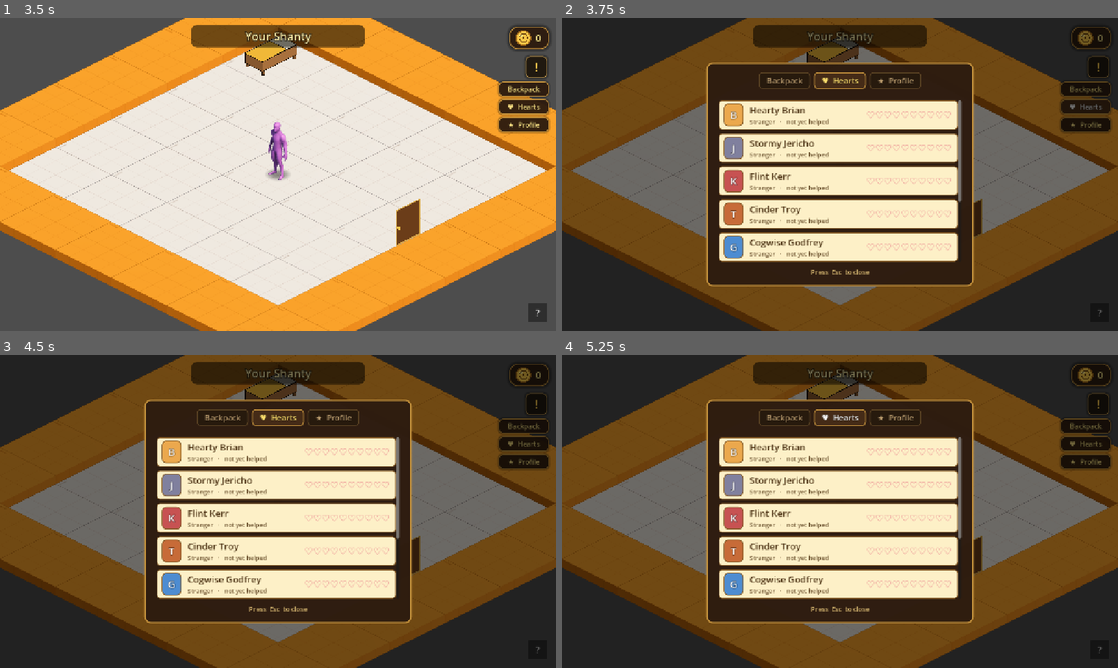
Above: before the commit, frames 1-4 (two rows, left to right).
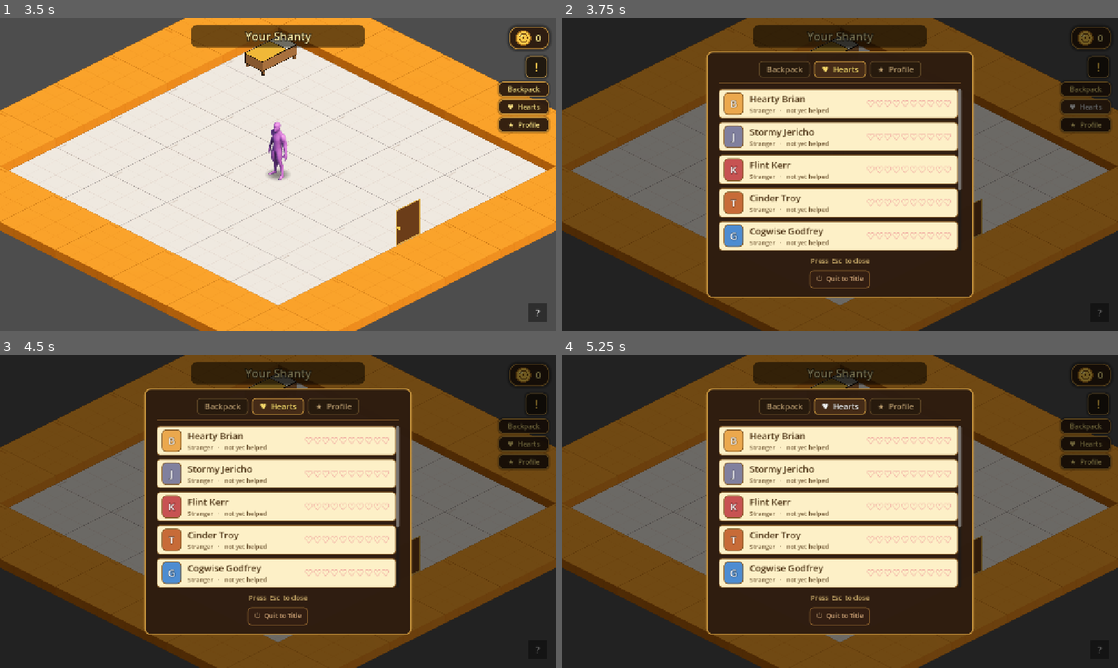
Above: after the commit, the same moments.

Repository: TairoyZone/shivaliva-shanty
Game: Godot game, scene res://main.tscn
The game is run twice, just before and just after one commit, with the same random seed, the same clock (stepped at 60 frames per second) and the same inputs.
Inputs:
- Up to frame 1 (3.5 s): click "New Game" at 0.5 s; click "Let's get to it" at 1.25 s; click "!" at 2 s; click "X" at 2.75 s
- Up to frame 2 (3.75 s): click "♥ Hearts" at 3.5 s
- Up to frame 3 (4.5 s): click "★ Profile" at 4.25 s
- Up to frame 4 (5.25 s): click "♥ Hearts" at 5 s

Frame 1 is identical in both runs. In frame 2, 17% of the frame differs, in the area x 26-74%, y 10-90%; in frame 3, 17%; in frame 4, 17%.

Commit message:
feat(ui): Quit to Title button in the backpack (clean save-and-quit)
Demo-readiness: ESC opens the backpack now, so there was no discoverable way to quit/save from the overworld. Added a 'Quit to Title' button at the bottom of the backpack panel (visible on every tab) -> returns to main.tscn (the title). PlayerState autosaves on every change + records last_scene, so the title resumes the player right back where they were. Troy green-lit.

Co-Authored-By: Claude Opus 4.8 <noreply@anthropic.com>

Diff:
--- a/interface/inventory_panel/inventory_panel.gd
+++ b/interface/inventory_panel/inventory_panel.gd
@@ -140,6 +140,30 @@
 	hint.add_theme_color_override("font_color", Color(0.8, 0.68, 0.42, 1.0))
 	hint.horizontal_alignment = HORIZONTAL_ALIGNMENT_CENTER
 	vbox.add_child(hint)
+	# Quit to title — the discoverable clean save-and-quit from the overworld (ESC opens this bag, so
+	# this is the way out). PlayerState autosaves on every change, so we just return to the title.
+	var quit_row : HBoxContainer = HBoxContainer.new()
+	quit_row.alignment = BoxContainer.ALIGNMENT_CENTER
+	vbox.add_child(quit_row)
+	var quit_btn : Button = Button.new()
+	quit_btn.text = "⏻  Quit to Title"
+	quit_btn.focus_mode = Control.FOCUS_NONE
+	quit_btn.add_theme_font_size_override("font_size", 15)
+	quit_btn.add_theme_color_override("font_color", Color(0.92, 0.72, 0.52, 1.0))
+	quit_btn.add_theme_color_override("font_outline_color", Color(0, 0, 0, 0.85))
+	quit_btn.add_theme_constant_override("outline_size", 3)
+	var qs : StyleBoxFlat = StyleBoxFlat.new()
+	qs.bg_color = Color(0.20, 0.12, 0.07, 0.92)
+	qs.border_color = Color(0.55, 0.38, 0.18, 1.0)
+	qs.set_border_width_all(2)
+	qs.set_corner_radius_all(8)
+	qs.content_margin_left = 16
+	qs.content_margin_right = 16
+	qs.content_margin_top = 7
+	qs.content_margin_bottom = 7
+	quit_btn.add_theme_stylebox_override("normal", qs)
+	quit_btn.pressed.connect(_on_quit_to_title)
+	quit_row.add_child(quit_btn)
 	_update_tab_styles()
 
 
@@ -236,6 +260,17 @@
 		close()
 	else:
 		open("items")
+
+
+# Return to the title screen. PlayerState autosaves on every change + records last_scene, so main.tscn
+# resumes the player right back here on next launch — a clean save-and-quit.
+func _on_quit_to_title() -> void:
+
+	close()
+	if get_tree() == null:
+		return
+	get_tree().paused = false
+	get_tree().change_scene_to_file("res://main.tscn")
 
 
 func current_tab() -> String:
